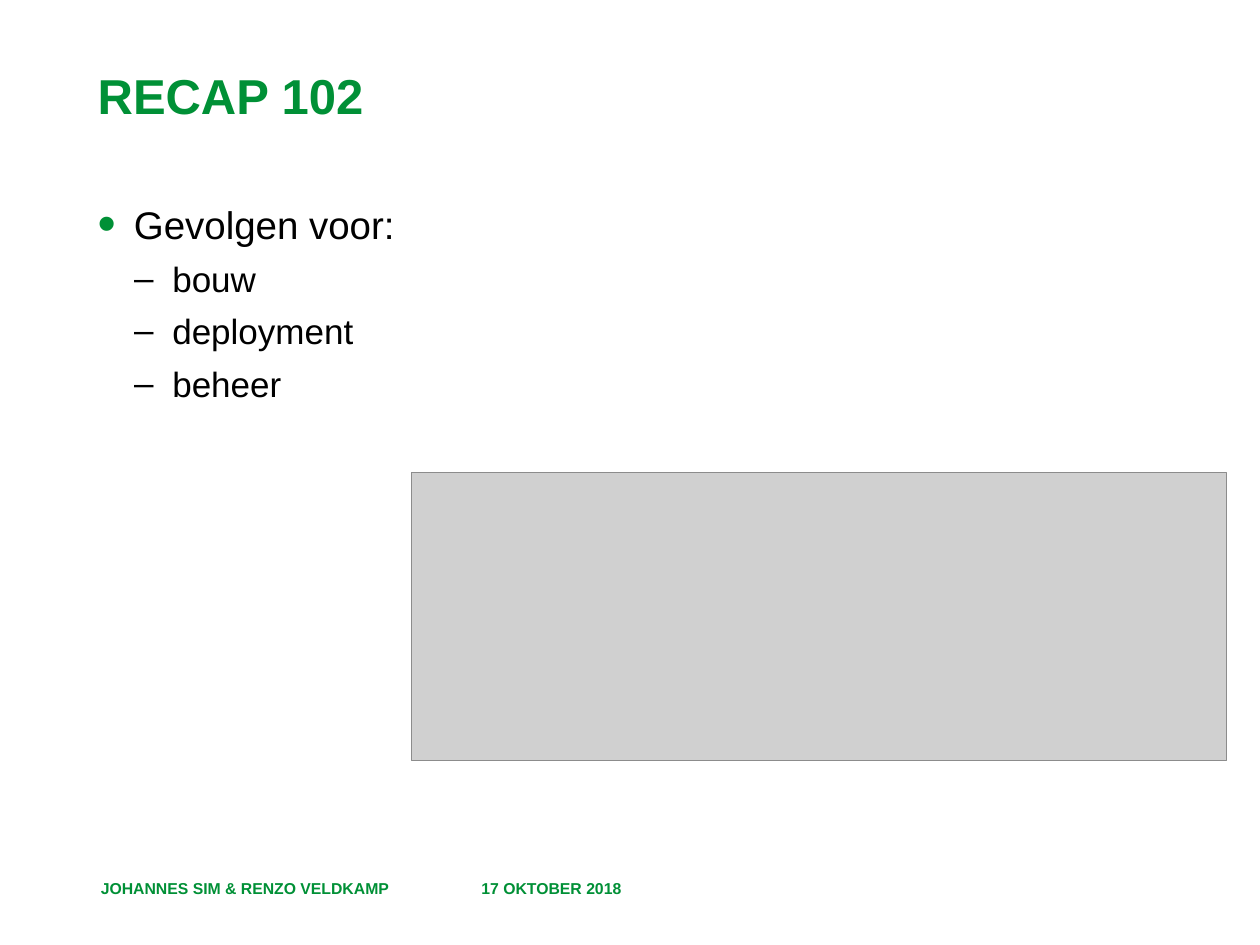
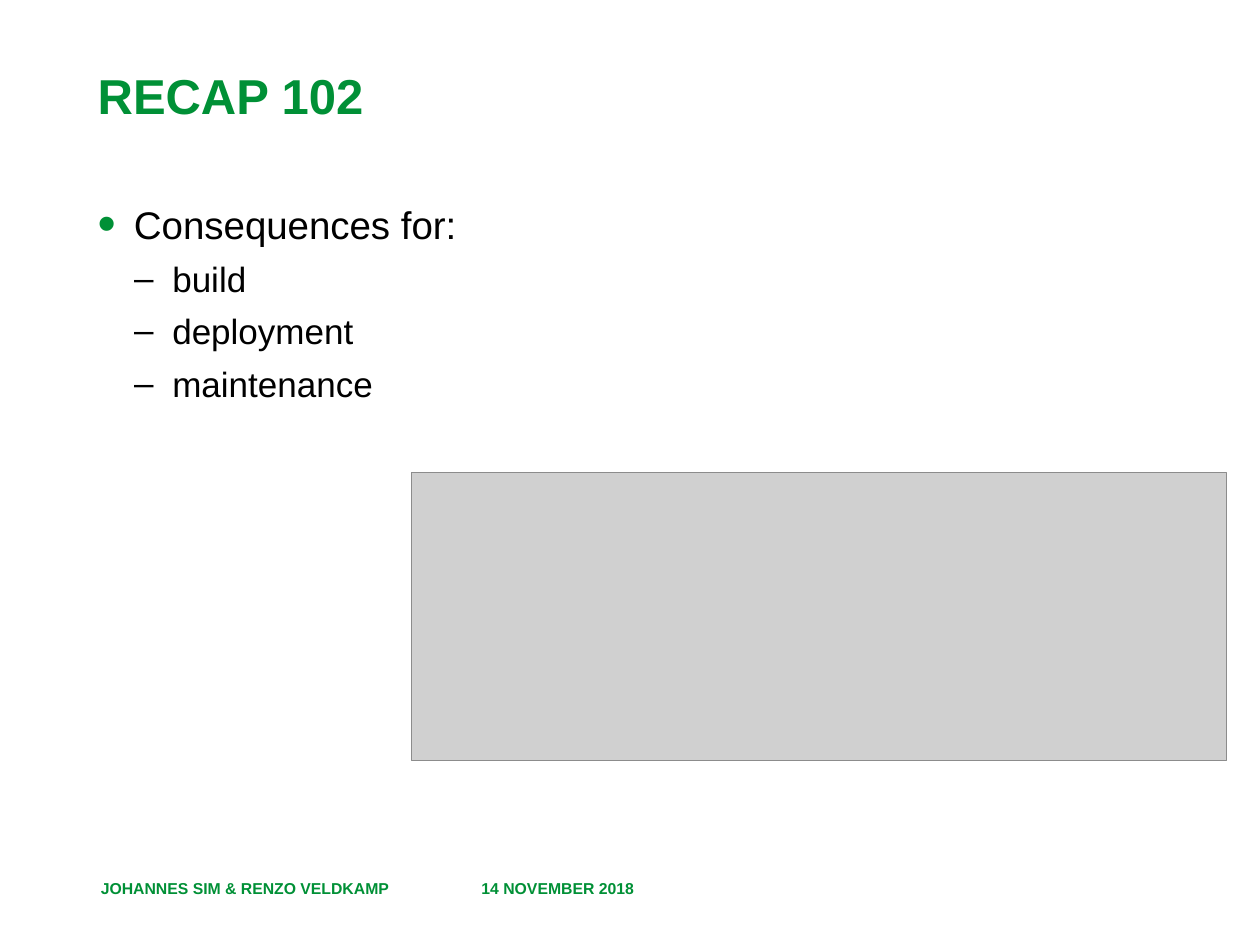
Before and after one commit to RenzoVeldkamp/MicroContainer, a slide deck: slide 3 of Presentatie/Microservices 103.pptx. Drawn at 1260x945 pixels with LibreOffice and Linux fonts; fonts in the diff are those of the drawing; grey boxes stand for pictures; background and template pictures are left out. Boxes give left, top, right and bottom in pixels: in the first picture for what was removed or moved away, otherwise in the second. Text is boxed around its words. In the diff, an @@ line names an element or a change of style, - is before the commit and + after.

```diff
--- a/Presentatie/Microservices 103.pptx
+++ b/Presentatie/Microservices 103.pptx
@@ text at <box>134,211,456,293</box>: text changed @@
-• Gevolgen voor:
-  – bouw
+• Consequences for:
+  – build
@@ text at <box>172,371,373,398</box>: text changed @@
-  – beheer
+  – maintenance
@@ text at <box>481,883,634,894</box>: text changed @@
-17 OKTOBER 2018
+14 NOVEMBER 2018
```
Also in this commit, not shown: 5 other slides changed, 1 slide added, 25 other files.
